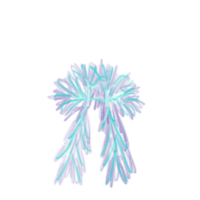
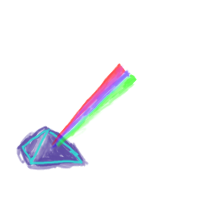
Layers edited between the first and the second 200 × 200 image:
added layer "prismatic beam beam" (70%) above "prismatic beam lines" over [49, 63, 137, 152]
added layer "prismatic beam lines" above "prismatic beam light" over [21, 127, 83, 165]
added layer "prismatic beam light" above "prismatic beam color" over [24, 129, 62, 167]
added layer "prismatic beam color" above "storm essence light" over [16, 125, 89, 171]
hid "storm essence light" over [65, 76, 125, 169]
hid "storm essence lines" over [53, 63, 140, 185]
hid "storm essence glow" over [46, 58, 146, 189]
